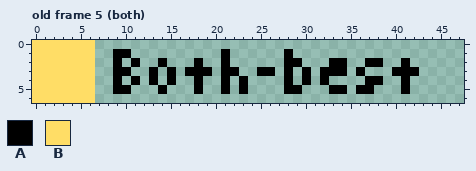
Pixel-art file, stored at sprites/default/palette.aseprite. Above is the file before it was changed.
48x7 pixels, 5 frames. Shown: old frame 5 (both). The commit also changed other frames, which this record leaves out.
Palette (. is transparent): A #000000  B #ffdd66
Pixels before, old frame 5 (both), first column x 0:
0 BBBBBBB....................................
1 BBBBBBB..AA..........A......A..............
2 BBBBBBB..A.A..A...A..A......AA...AA..AA..A.
3 BBBBBBB..AA..A.A.AAA.AA..AA.A.A.AAA.A...AAA
4 BBBBBBB..A.A.A.A..A..A.A....A.A.A....AA..A.
5 BBBBBBB..AA...A...A..A.A....AA...AA.AA...A.
6 BBBBBBB....................................
New version:
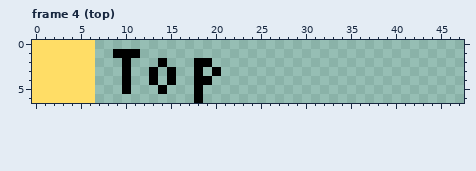
A new or re-ordered frame is compared with the old frame closest to it.
Message: Update palette: MyBest and Top
The edit:
frames re-ordered
Frame 4 (top) against old frame 5 (both):
The edit adds colour A in row 1 at x 11; in row 2 at x 10 and 19; in row 3 at x 20; in row 4 at x 10 and 19; in row 6 at x 18.
The edit erases colour A in row 1 at x 21 and 28; in row 2 at x 9, 11, 21, 28 to 29, 33 to 34, 37 to 38 and 41; in row 3 at x 9, 17, 19, 21 to 22, 25 to 26, 28, 30, 32 to 34, 36 and 40 to 42; in row 4 at x 9, 11, 21, 23, 28, 30, 32, 37 to 38 and 41; in row 5 at x 9, 21, 23, 28 to 29, 33 to 34, 36 to 37 and 41.
